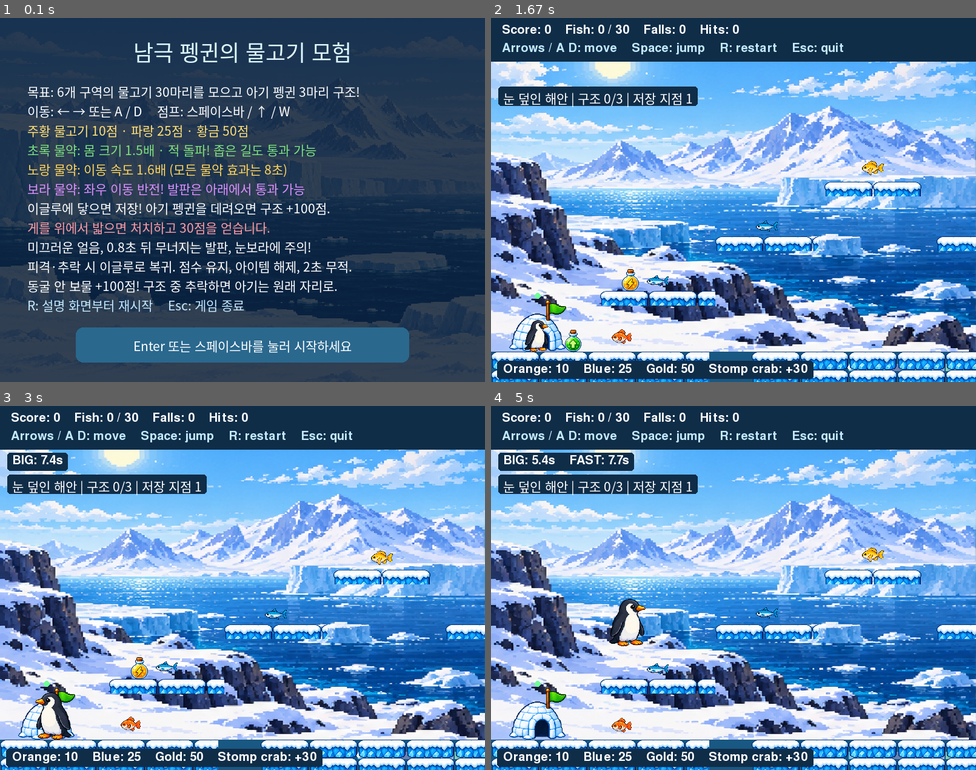
Above: before the commit, frames 1-4 (two rows, left to right).
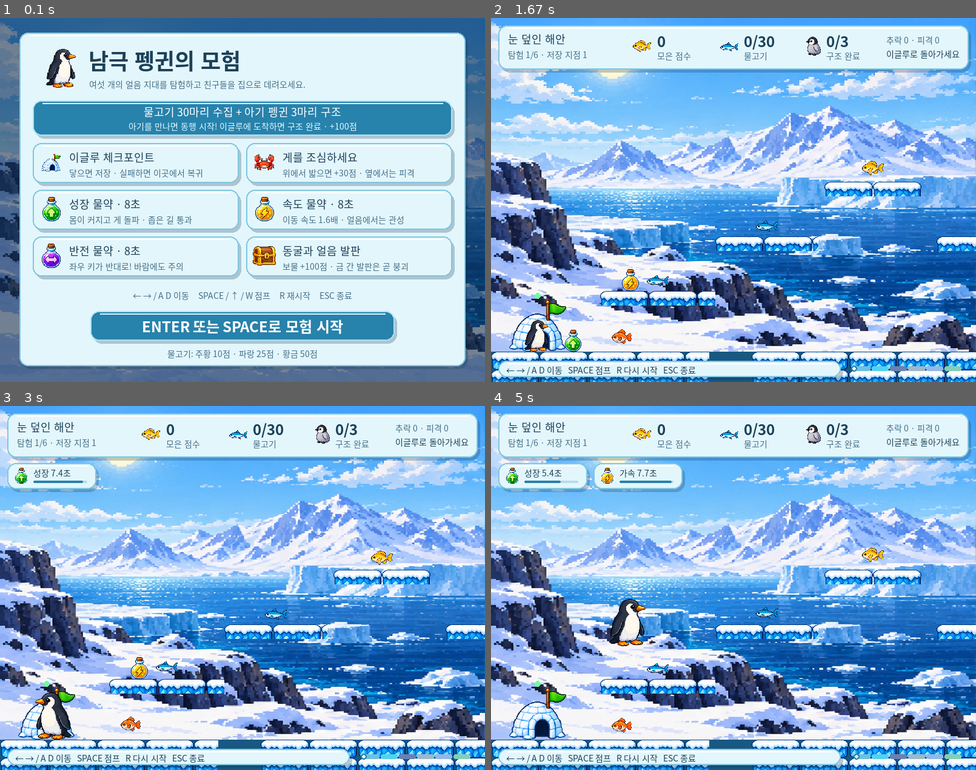
Above: after the commit, the same moments.

Repository: CJE-cpu/penguingame
Game: pygame game, started from pygame/main.py
Same seed, same stepped clock (60 frames per second), same inputs: the game is played once before the commit and once after it.
Inputs:
- Up to frame 1 (0.1 s): no input
- Up to frame 2 (1.67 s): tap one key every 0.33 s from 0.33 s: Enter W Space Enter
- Up to frame 3 (3 s): tap one key every 0.33 s from 1.67 s: Enter D D A
- Up to frame 4 (5 s): tap Space at 3, 4.4, 4.7, 4.9 s; hold Right 4.33-4.8 s; hold D 4.33-4.8 s; hold Up from 4.83 s (still down); hold W from 4.83 s (still down)

The runs differ from the first frame. In frame 1, 98% of the frame differs, in the area x 0-100%, y 0-100%; in frame 2, 20%; in frame 3, 21%; in frame 4, 22%.

Commit message:
Unify Korean typography and add ice-themed adventure UI

Diff:
--- a/pygame/main.py
+++ b/pygame/main.py
@@ -2,6 +2,7 @@
 from pathlib import Path
 import math
 import pygame as pg
+from ui import IceUI
 
 WIDTH, HEIGHT = 800, 600
 REGION_WIDTH = 1200
@@ -88,11 +89,11 @@
         for kind, (filename, tint, points) in FISH_TYPES.items():
             image = load_image(filename, (36, 24), keep_aspect=True)
             self.fish_images[kind] = image
-        self.font = pg.font.Font(None, 30)
-        self.big_font = pg.font.Font(None, 64)
-        korean_font = pg.font.match_font('malgungothic, 맑은 고딕, nanumgothic')
-        self.intro_font = pg.font.Font(korean_font, 21)
-        self.intro_title_font = pg.font.Font(korean_font, 36)
+        self.ui = IceUI()
+        self.font = self.ui.body
+        self.big_font = self.ui.title
+        self.intro_font = self.ui.body
+        self.intro_title_font = self.ui.title
         self.baby_image = load_image('penguin-baby-left.png', (24, 31), keep_aspect=True)
         self.crab_image = load_image('crab-enemy.png', (44, 30), keep_aspect=True)
         self.igloo_image = load_image('igloo-checkpoint.png', (112, 85), keep_aspect=True)
@@ -384,32 +385,9 @@
         if self.carried_baby is not None:
             rect = self.player.move(-self.camera_x, 0)
             screen.blit(self.baby_image, (rect.centerx - 12, rect.bottom - image.get_height() - 29))
-        pg.draw.rect(screen, (16, 45, 72), (0, 0, WIDTH, 72))
-        screen.blit(self.font.render(f'Score: {self.score}    Fish: {self.total - len(self.fish)} / {self.total}    Falls: {self.falls}    Hits: {self.hits}', True, 'white'), (18, 10))
-        screen.blit(self.font.render('Arrows / A D: move    Space: jump    R: restart    Esc: quit', True, (195, 234, 255)), (18, 40))
-        region = min(len(REGIONS) - 1, self.player.centerx // REGION_WIDTH)
-        status = f'{REGIONS[region][0]} | 구조 {self.rescued}/3 | 저장 지점 {self.checkpoint_index + 1}'
-        label = self.intro_font.render(status, True, 'white')
-        pg.draw.rect(screen, (16, 45, 72), (12, 113, label.get_width()+16, 32), border_radius=5)
-        screen.blit(label, (20, 116))
-        legend = self.font.render('Orange: 10    Blue: 25    Gold: 50    Stomp crab: +30', True, 'white')
-        pg.draw.rect(screen, (16, 45, 72), (10, HEIGHT - 35, legend.get_width() + 20, 30), border_radius=5)
-        screen.blit(legend, (20, HEIGHT - 31))
-        active = '    '.join(f'{ITEM_STYLE[kind][2]}: {seconds:.1f}s'
-                             for kind, seconds in self.effects.items() if seconds > 0)
-        if active:
-            label = self.font.render(active, True, 'white')
-            pg.draw.rect(screen, (16, 45, 72), (12, 77, label.get_width() + 16, 30), border_radius=5)
-            screen.blit(label, (20, 80))
+        self.ui.hud(self, screen, REGIONS)
         if self.won:
-            overlay = pg.Surface((WIDTH, HEIGHT), pg.SRCALPHA)
-            overlay.fill((8, 25, 45, 175))
-            screen.blit(overlay, (0, 0))
-            for text, font, y in [('Adventure complete!', self.big_font, 225),
-                                  (f'Final score: {self.score} / {self.max_score}', self.font, 300),
-                                  ('Press R to play again', self.font, 345)]:
-                label = font.render(text, True, 'white')
-                screen.blit(label, label.get_rect(center=(WIDTH // 2, y)))
+            self.ui.finish(self, screen)
 
     def draw_adventure(self, screen):
         region = min(len(REGIONS) - 1, self.player.centerx // REGION_WIDTH)
@@ -435,38 +413,8 @@
                 x = int((i * 137 - self.time * 180) % WIDTH)
                 y = int((i * 83 + self.time * 45) % HEIGHT)
                 pg.draw.line(screen, (238, 249, 255), (x, y), (x - 12, y + 4), 2)
-        # An overview of the six regions and the camera position.
-        for i, (_, color) in enumerate(REGIONS):
-            pg.draw.rect(screen, color, (WIDTH - 210 + i * 32, HEIGHT - 30, 30, 12))
-        marker = WIDTH - 210 + int(self.player.centerx / WORLD_WIDTH * 192)
-        pg.draw.circle(screen, 'white', (marker, HEIGHT - 24), 4)
-
     def draw_intro(self, screen):
-        screen.blit(self.background, (0, 0))
-        overlay = pg.Surface((WIDTH, HEIGHT), pg.SRCALPHA)
-        overlay.fill((8, 25, 45, 210))
-        screen.blit(overlay, (0, 0))
-        title = self.intro_title_font.render('남극 펭귄의 물고기 모험', True, (223, 249, 255))
-        screen.blit(title, title.get_rect(center=(WIDTH // 2, 55)))
-        lines = [
-            ('목표: 6개 구역의 물고기 30마리를 모으고 아기 펭귄 3마리 구조!', 'white'),
-            ('이동: ← → 또는 A / D     점프: 스페이스바 / ↑ / W', 'white'),
-            ('주황 물고기 10점 · 파랑 25점 · 황금 50점', (255, 223, 120)),
-            ('초록 물약: 몸 크기 1.5배 · 적 돌파! 좁은 길도 통과 가능', ITEM_STYLE['grow'][0]),
-            ('노랑 물약: 이동 속도 1.6배 (모든 물약 효과는 8초)', ITEM_STYLE['speed'][0]),
-            ('보라 물약: 좌우 이동 반전! 발판은 아래에서 통과 가능', ITEM_STYLE['reverse'][0]),
-            ('이글루에 닿으면 저장! 아기 펭귄을 데려오면 구조 +100점.', 'white'),
-            ('게를 위에서 밟으면 처치하고 30점을 얻습니다.', (255, 155, 165)),
-            ('미끄러운 얼음, 0.8초 뒤 무너지는 발판, 눈보라에 주의!', 'white'),
-            ('피격·추락 시 이글루로 복귀. 점수 유지, 아이템 해제, 2초 무적.', 'white'),
-            ('동굴 안 보물 +100점! 구조 중 추락하면 아기는 원래 자리로.', 'white'),
-            ('R: 설명 화면부터 재시작     Esc: 게임 종료', (195, 234, 255)),
-        ]
-        for index, (text, color) in enumerate(lines):
-            screen.blit(self.intro_font.render(text, True, color), (45, 105 + index * 32))
-        pg.draw.rect(screen, (42, 104, 142), (125, 510, 550, 58), border_radius=12)
-        prompt = self.intro_font.render('Enter 또는 스페이스바를 눌러 시작하세요', True, 'white')
-        screen.blit(prompt, prompt.get_rect(center=(WIDTH // 2, 539)))
+        self.ui.intro(self, screen)
 
 
 def main():
--- /dev/null
+++ b/pygame/ui.py
@@ -0,0 +1,114 @@
+"""Ice-themed Korean interface, drawn at native resolution."""
+import pygame as pg
+
+INK = (28, 64, 87)
+MUTED = (70, 111, 135)
+ICE = (227, 246, 252)
+EDGE = (127, 199, 224)
+BLUE = (39, 130, 172)
+
+
+class IceUI:
+    def __init__(self):
+        regular = pg.font.match_font('malgungothic,nanumgothic')
+        bold = pg.font.match_font('malgungothic,nanumgothic', bold=True)
+        self.small = pg.font.Font(regular, 14)
+        self.body = pg.font.Font(regular, 18)
+        self.heading = pg.font.Font(bold or regular, 24)
+        self.title = pg.font.Font(bold or regular, 36)
+
+    def panel(self, screen, rect, dark=False):
+        rect = pg.Rect(rect)
+        shadow = pg.Surface((rect.width + 8, rect.height + 8), pg.SRCALPHA)
+        pg.draw.rect(shadow, (17, 51, 79, 65), (4, 5, rect.width, rect.height), border_radius=15)
+        screen.blit(shadow, rect.topleft)
+        pg.draw.rect(screen, BLUE if dark else ICE, rect, border_radius=14)
+        pg.draw.rect(screen, (171, 226, 244) if dark else EDGE, rect, 2, border_radius=14)
+        pg.draw.line(screen, (218, 246, 255) if dark else (255, 255, 255),
+                     (rect.left + 16, rect.top + 4), (rect.right - 16, rect.top + 4), 2)
+
+    def text(self, screen, text, pos, font=None, color=INK, center=False):
+        image = (font or self.body).render(text, True, color)
+        screen.blit(image, image.get_rect(center=pos) if center else pos)
+
+    def icon(self, screen, image, center, size=(30, 30)):
+        ratio = min(size[0]/image.get_width(), size[1]/image.get_height())
+        image = pg.transform.scale(image, (max(1, round(image.get_width()*ratio)),
+                                          max(1, round(image.get_height()*ratio))))
+        screen.blit(image, image.get_rect(center=center))
+
+    def veil(self, screen):
+        veil = pg.Surface(screen.get_size(), pg.SRCALPHA)
+        veil.fill((13, 41, 68, 145))
+        screen.blit(veil, (0, 0))
+
+    def hud(self, game, screen, regions):
+        self.panel(screen, (12, 12, 776, 73))
+        region = min(len(regions)-1, game.player.centerx//1200)
+        self.text(screen, regions[region][0], (28, 21), self.body)
+        self.text(screen, f'탐험 {region+1}/6 · 저장 지점 {game.checkpoint_index+1}', (28, 49), self.small, MUTED)
+        self.icon(screen, game.fish_images['gold'], (249, 46))
+        self.text(screen, str(game.score), (274, 20), self.heading)
+        self.text(screen, '모은 점수', (274, 51), self.small, MUTED)
+        self.icon(screen, game.fish_images['blue'], (393, 45))
+        self.text(screen, f'{game.total-len(game.fish)}/{game.total}', (417, 20), self.heading)
+        self.text(screen, '물고기', (417, 51), self.small, MUTED)
+        self.icon(screen, game.baby_image, (532, 46), (24, 32))
+        self.text(screen, f'{game.rescued}/3', (553, 20), self.heading)
+        self.text(screen, '구조 완료', (553, 51), self.small, MUTED)
+        self.text(screen, f'추락 {game.falls} · 피격 {game.hits}', (652, 25), self.small, MUTED)
+        self.text(screen, '아기 동행 중' if game.carried_baby is not None else '이글루로 돌아가세요', (652, 48), self.small)
+        for index, kind in enumerate(k for k,v in game.effects.items() if v > 0):
+            x = 12 + index*157
+            self.panel(screen, (x, 94, 147, 43))
+            self.icon(screen, game.item_images[kind], (x+23, 115), (22, 29))
+            name = {'grow':'성장', 'speed':'가속', 'reverse':'반전'}[kind]
+            self.text(screen, f'{name} {game.effects[kind]:.1f}초', (x+43, 99), self.small)
+            pg.draw.rect(screen, (186, 219, 232), (x+43, 123, 89, 4), border_radius=2)
+            pg.draw.rect(screen, BLUE, (x+43, 123, round(89*min(1,game.effects[kind]/8)), 4), border_radius=2)
+        self.panel(screen, (12, 565, 565, 27))
+        self.text(screen, '← → / A D 이동   SPACE 점프   R 다시 시작   ESC 종료', (25, 569), self.small)
+        for i, (_, color) in enumerate(regions):
+            pg.draw.rect(screen, color, (598+i*30, 574, 28, 8), border_radius=3)
+        marker = 598 + int(game.player.centerx/7200*180)
+        pg.draw.circle(screen, BLUE, (marker, 578), 5)
+        pg.draw.circle(screen, 'white', (marker, 578), 3)
+
+    def intro(self, game, screen):
+        screen.blit(game.scene_backgrounds[0], (0, 0))
+        self.veil(screen)
+        self.panel(screen, (32, 24, 736, 550))
+        self.icon(screen, game.penguin_right, (100, 83), (49, 66))
+        self.text(screen, '남극 펭귄의 모험', (146, 43), self.title)
+        self.text(screen, '여섯 개의 얼음 지대를 탐험하고 친구들을 집으로 데려오세요.', (147, 98), self.small, MUTED)
+        self.panel(screen, (54, 136, 692, 58), dark=True)
+        self.text(screen, '물고기 30마리 수집 + 아기 펭귄 3마리 구조', (400, 154), self.body, 'white', center=True)
+        self.text(screen, '아기를 만나면 동행 시작! 이글루에 도착하면 구조 완료 · +100점', (400, 177), self.small, (224,248,255), center=True)
+        cards = [
+            (game.igloo_image, '이글루 체크포인트', '닿으면 저장 · 실패하면 이곳에서 복귀'),
+            (game.crab_image, '게를 조심하세요', '위에서 밟으면 +30점 · 옆에서는 피격'),
+            (game.item_images['grow'], '성장 물약 · 8초', '몸이 커지고 게 돌파 · 좁은 길 통과'),
+            (game.item_images['speed'], '속도 물약 · 8초', '이동 속도 1.6배 · 얼음에서는 관성'),
+            (game.item_images['reverse'], '반전 물약 · 8초', '좌우 키가 반대로! 바람에도 주의'),
+            (game.chest_image, '동굴과 얼음 발판', '보물 +100점 · 금 간 발판은 곧 붕괴')]
+        for index, (image, title, detail) in enumerate(cards):
+            x, y = 54+(index%2)*352, 206+(index//2)*77
+            self.panel(screen, (x,y,340,66))
+            self.icon(screen, image, (x+30,y+32), (38,40))
+            self.text(screen, title, (x+60,y+10), self.body)
+            self.text(screen, detail, (x+60,y+38), self.small, MUTED)
+        self.text(screen, '← → / A D 이동     SPACE / ↑ / W 점프     R 재시작     ESC 종료', (400, 456), self.small, MUTED, center=True)
+        self.panel(screen, (149, 483, 502, 49), dark=True)
+        self.text(screen, 'ENTER 또는 SPACE로 모험 시작', (400, 507), self.heading, 'white', center=True)
+        self.text(screen, '물고기: 주황 10점 · 파랑 25점 · 황금 50점', (400, 552), self.small, MUTED, center=True)
+
+    def finish(self, game, screen):
+        self.veil(screen)
+        self.panel(screen, (130, 122, 540, 354))
+        self.icon(screen, game.igloo_image, (400, 169), (84,60))
+        self.text(screen, '모험을 마쳤어요!', (400, 227), self.title, center=True)
+        self.text(screen, '모든 물고기를 찾고 친구들을 안전하게 데려왔습니다.', (400, 269), self.body, MUTED, center=True)
+        self.text(screen, f'{game.score}점', (400, 315), self.title, BLUE, center=True)
+        self.text(screen, f'물고기 {game.total}마리 · 구조 {game.rescued}마리 · 게 처치 {game.defeated}마리', (400, 360), self.small, MUTED, center=True)
+        self.panel(screen, (220, 395, 360, 51), dark=True)
+        self.text(screen, 'R 키로 새로운 모험 시작', (400, 420), self.body, 'white', center=True)
Not shown, changed: pygame/AntarcticPenguin.exe
